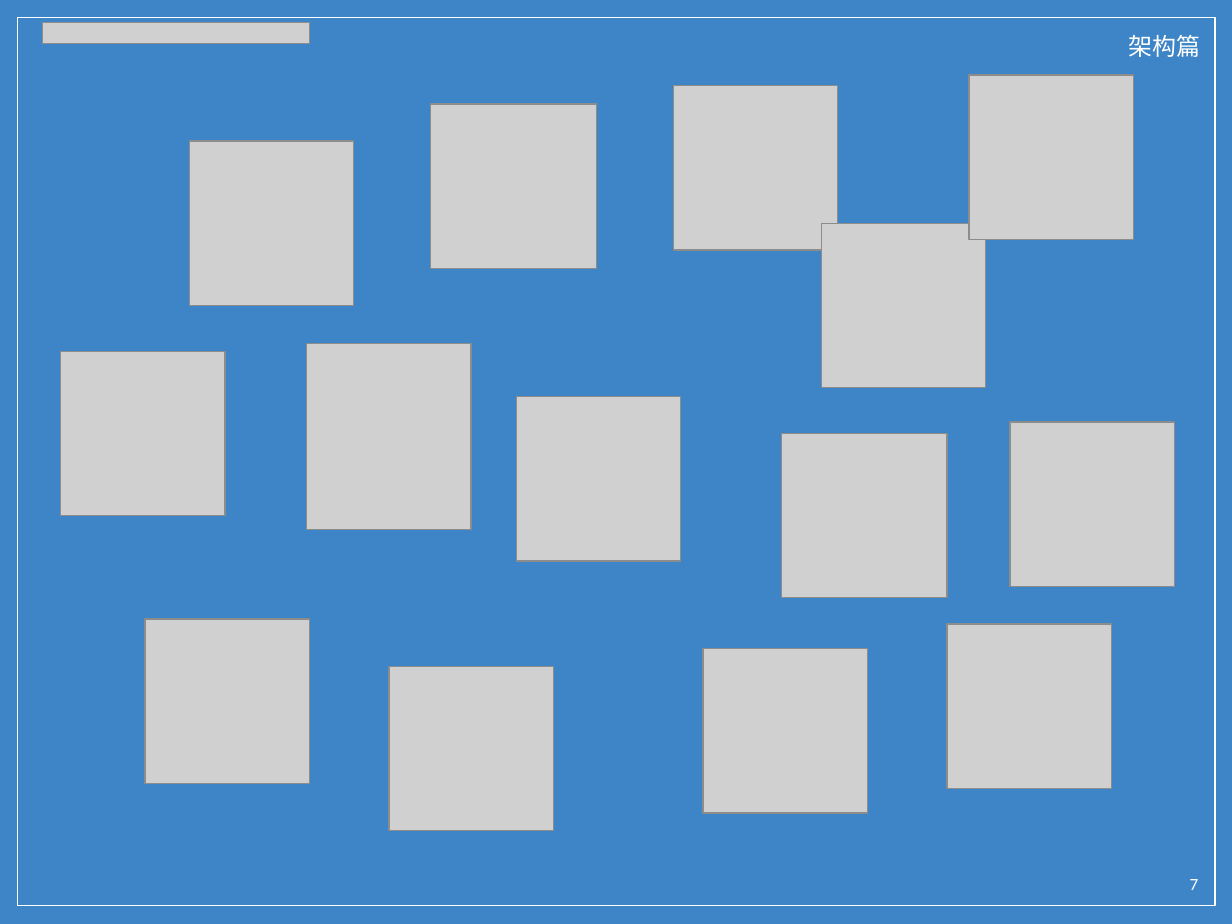
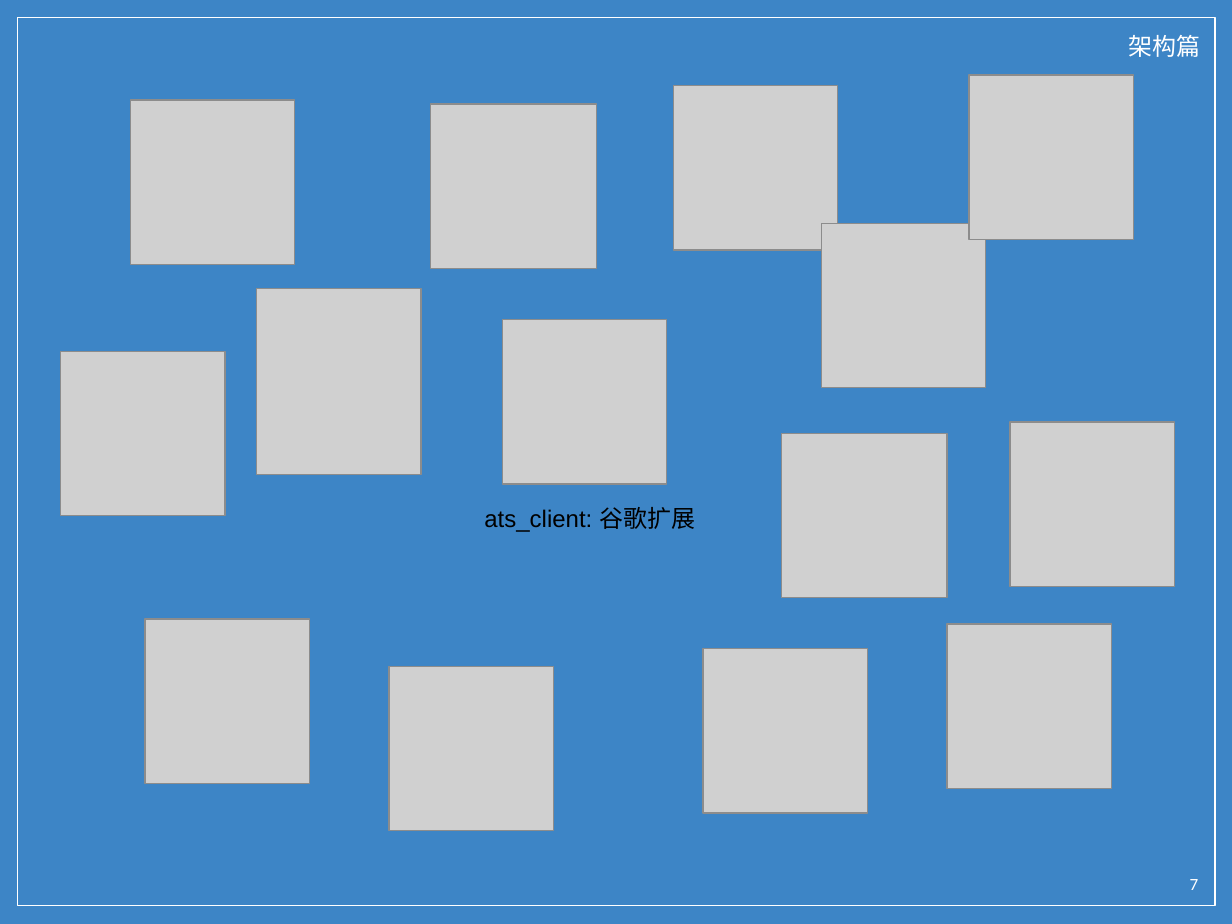
Before and after one commit to wu0792/ats_client, a slide deck: slide 7 of ext/share.pptx. Drawn at 1232x924 pixels with LibreOffice and Linux fonts; fonts in the diff are those of the drawing; grey boxes stand for pictures; background and template pictures are left out. Boxes give left, top, right and bottom in pixels: in the first picture for what was removed or moved away, otherwise in the second. Text is boxed around its words. In the diff, an @@ line names an element or a change of style, - is before the commit and + after.

Commit message:
ppt

```diff
--- a/ext/share.pptx
+++ b/ext/share.pptx
@@ picture removed at (42,22,309,43) @@
@@ picture: place and size @@
-picture at (190,140,354,304)
+picture at (131,100,294,264)
@@ picture: place and size @@
-picture at (307,344,471,530)
+picture at (256,288,420,474)
@@ picture: place and size @@
-picture at (516,397,680,561)
+picture at (503,319,667,483)
@@ text added at (484,507,695,532), 14 pt, text #000000 @@
+ats_client: 谷歌扩展
```
Also in this commit, not shown: 3 other slides changed.
